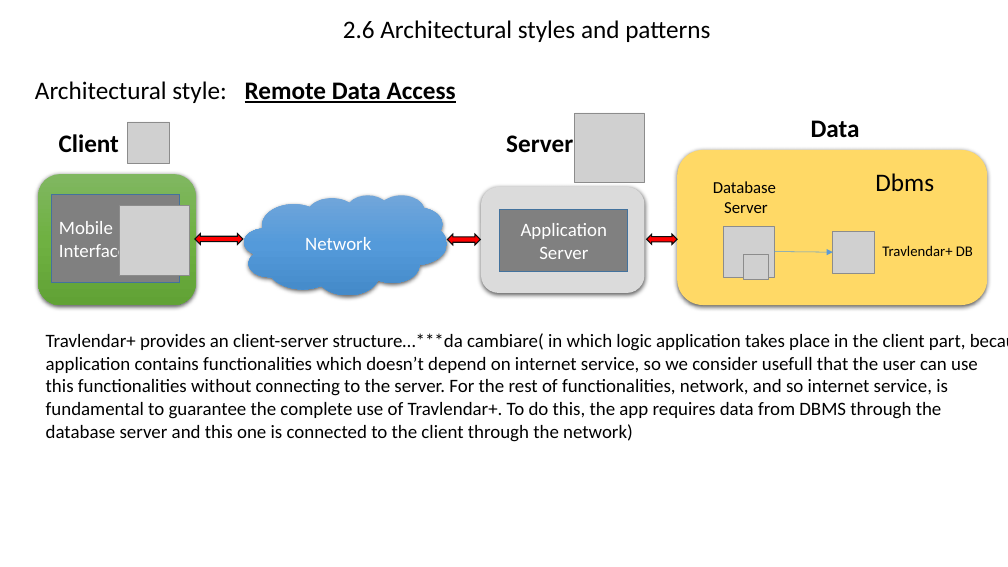
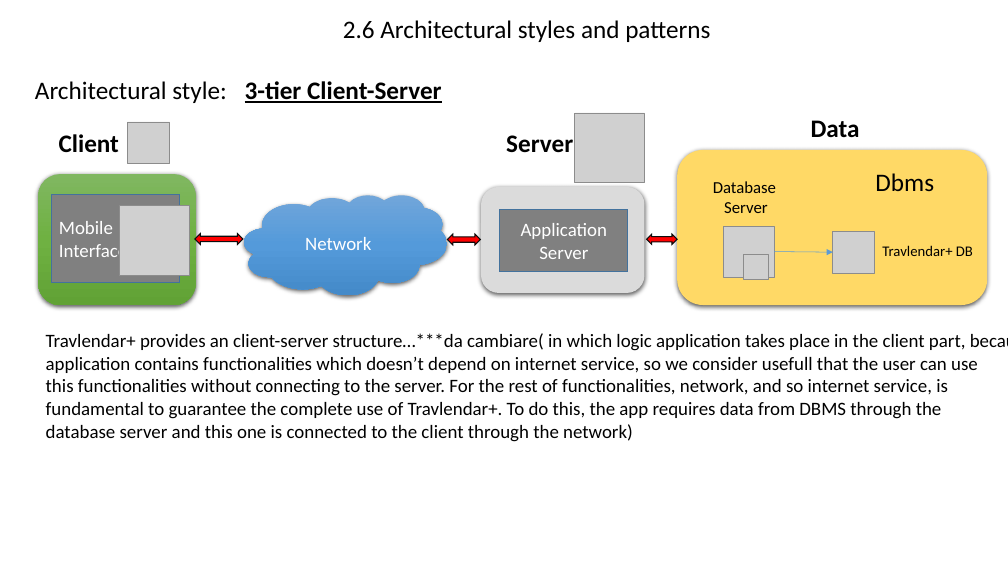
Before and after one commit to AndreaMazzeo289/RASD_DD_Travlendar, a slide deck: slide 4 of Design Documents/Architecture.pptx. Drawn at 1008x567 pixels with LibreOffice and Linux fonts; fonts in the diff are those of the drawing; grey boxes stand for pictures. Boxes give left, top, right and bottom in pixels: in the first picture for what was removed or moved away, otherwise in the second. Text is boxed around its words. In the diff, an @@ line names an element or a change of style, - is before the commit and + after.

```diff
--- a/Design Documents/Architecture.pptx
+++ b/Design Documents/Architecture.pptx
@@ text at (x1=245, y1=81, x2=442, y2=103): text changed @@
-Remote Data Access
+3-tier Client-Server
```
Also in this commit, not shown: 1 other slide changed, 2 other files.
